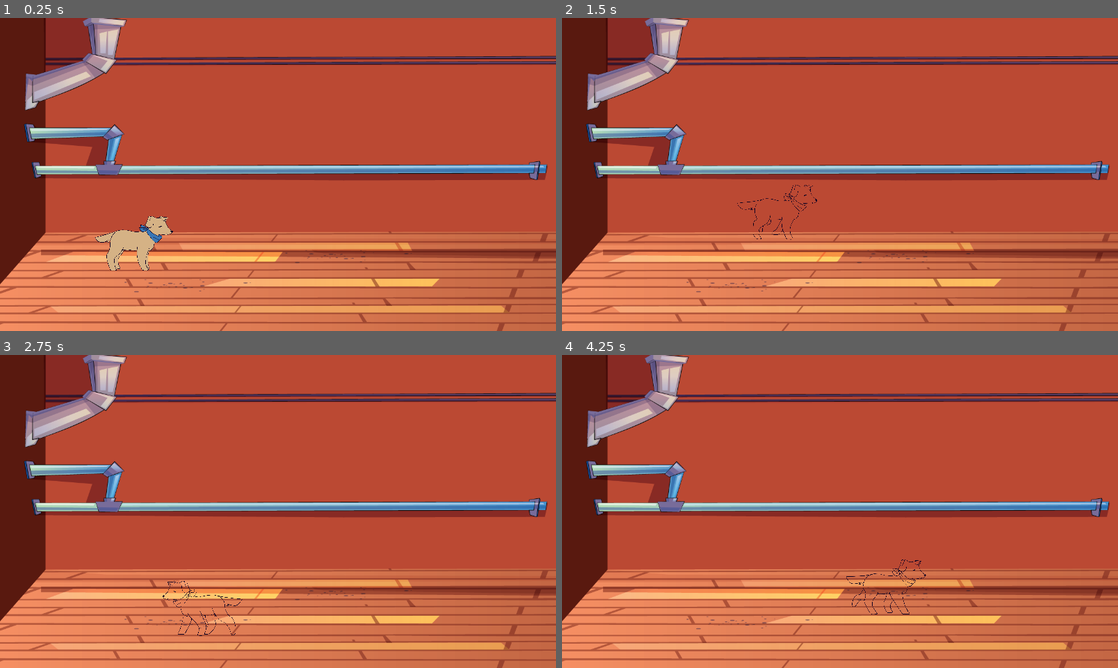
Above: before the commit, frames 1-4 (two rows, left to right).
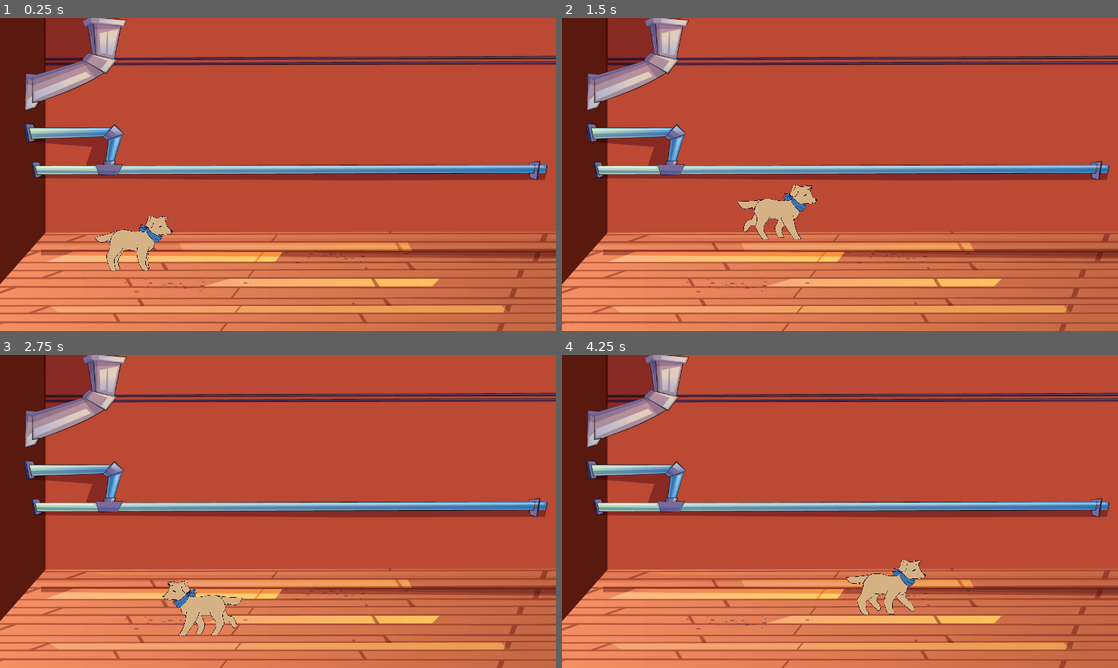
Above: after the commit, the same moments.

Repository: MatiasVME/TheCanines
Game: Godot game, scene res://Game/Rooms/Basement/Basement.tscn
The game is run twice, just before and just after one commit, with the same random seed, the same clock (stepped at 60 frames per second) and the same inputs. The project has no main scene, so this scene is started directly.
Inputs:
- Up to frame 1 (0.25 s): no input
- Up to frame 2 (1.5 s): hold Right (ui_right) from 0.53 s (still down); tap Up (ui_up) at 0.77 s
- Up to frame 3 (2.75 s): tap Up (ui_up) at 1.52 s; release Right (ui_right) at 2.03 s; hold Left (ui_left) from 2.03 s (still down)
- Up to frame 4 (4.25 s): release Left (ui_left) at 2.78 s; hold Right (ui_right) from 2.78 s (still down); tap Up (ui_up) at 3.02, 3.77 s

The runs differ from the first frame. In frame 1, 0.1% of the frame differs, in the area x 17-32%, y 63-81%; in frame 2, 1.2%; in frame 3, 1.2%; in frame 4, 1.2%, in the area x 51-66%, y 65-83%.

Commit message:
Movimiento

Diff:
--- a/Game/Benny/Benny.tscn
+++ b/Game/Benny/Benny.tscn
@@ -10,6 +10,7 @@
 [ext_resource path="res://Game/Benny/Idle/2.png" type="Texture" id=8]
 [ext_resource path="res://Game/Benny/Idle/3.png" type="Texture" id=9]
 [ext_resource path="res://Game/Benny/Benny.gd" type="Script" id=10]
+[ext_resource path="res://Game/Benny/Walking/6.png" type="Texture" id=11]
 
 [sub_resource type="SpriteFrames" id=1]
 animations = [ {
@@ -18,7 +19,7 @@
 "name": "Idle",
 "speed": 5.0
 }, {
-"frames": [ ExtResource( 5 ), ExtResource( 3 ), ExtResource( 4 ), ExtResource( 2 ), ExtResource( 1 ) ],
+"frames": [ ExtResource( 5 ), ExtResource( 3 ), ExtResource( 4 ), ExtResource( 2 ), ExtResource( 1 ), ExtResource( 11 ) ],
 "loop": true,
 "name": "Walk",
 "speed": 5.0
@@ -34,8 +35,6 @@
 scale = Vector2( 0.2, 0.2 )
 frames = SubResource( 1 )
 animation = "Idle"
-frame = 3
-playing = true
 
 [node name="Collision" type="CollisionShape2D" parent="."]
 position = Vector2( 0, 19 )
Not shown: 1 places in Game/Benny/Benny.tscn that only renumber resources
Binary file added: Game/Benny/Salto/1.png
Not shown, added: Game/Benny/Salto/1.png.import
Binary file added: Game/Benny/Salto/2.png
Not shown, added: Game/Benny/Salto/2.png.import
Binary file added: Game/Benny/Salto/3.png
Not shown, added: Game/Benny/Salto/3.png.import
Binary file added: Game/Benny/Salto/4.png
Not shown, added: Game/Benny/Salto/4.png.import
Binary file changed: Game/Benny/Walking/1.png
Binary file changed: Game/Benny/Walking/2.png
Binary file changed: Game/Benny/Walking/3.png
(and 4 more such lines)
